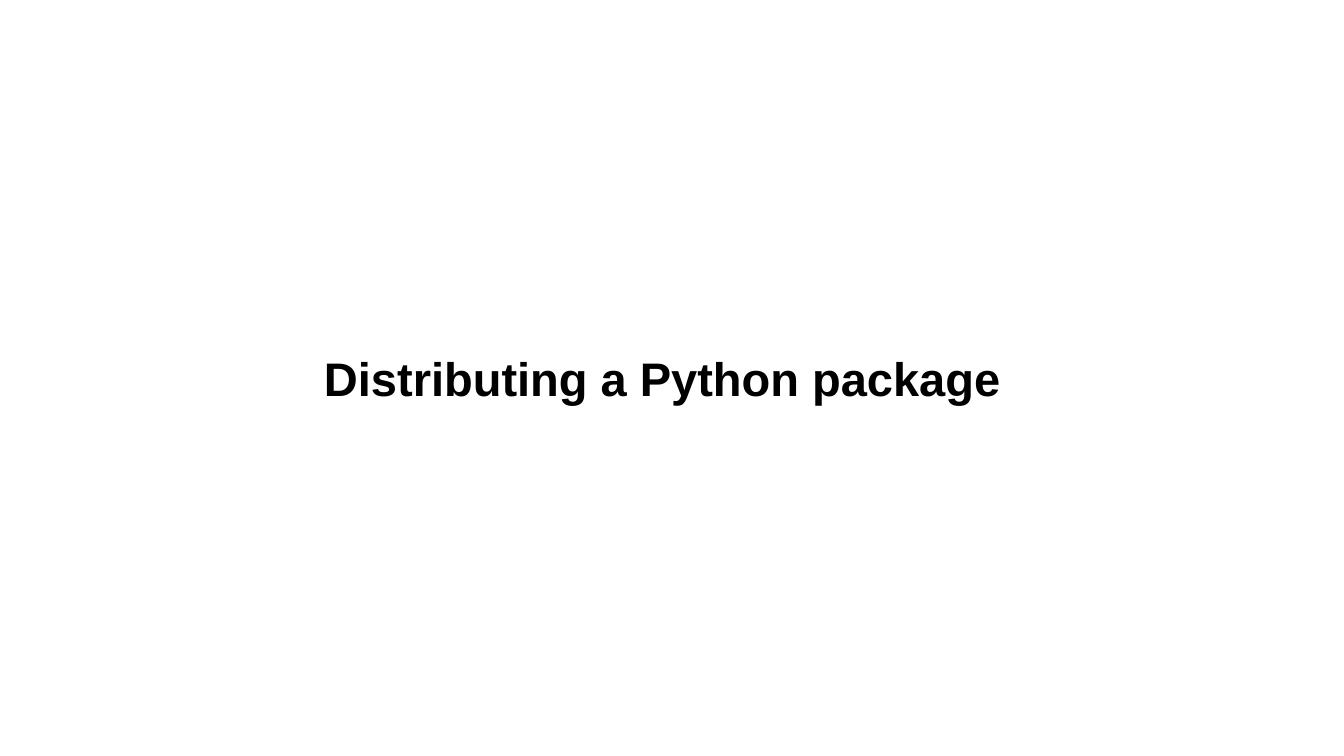
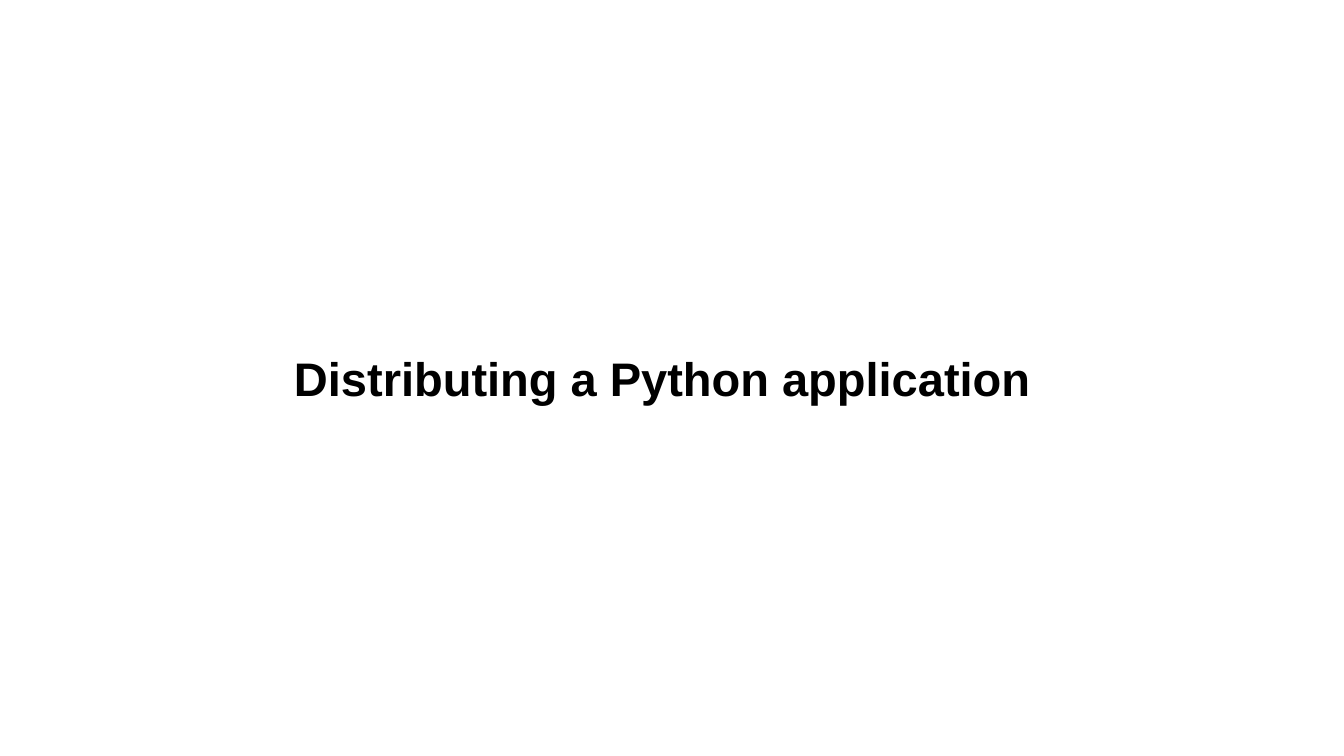
Before and after one commit to UWDATA515/lecture-materials, a slide deck: slide 4 of 09/00__DATA515_09_Packages.pptx. Drawn at 1344x756 pixels with LibreOffice and Linux fonts; fonts in the diff are those of the drawing; background and template pictures are left out. Boxes give left, top, right and bottom in pixels: in the first picture for what was removed or moved away, otherwise in the second. Text is boxed around its words. In the diff, an @@ line names an element or a change of style, - is before the commit and + after.

```diff
--- a/09/00__DATA515_09_Packages.pptx
+++ b/09/00__DATA515_09_Packages.pptx
@@ title at (294,362,1030,405): text changed @@
-Distributing a Python package
+Distributing a Python application
```
Also in this commit, not shown: 5 other slides changed, 4 other files.
